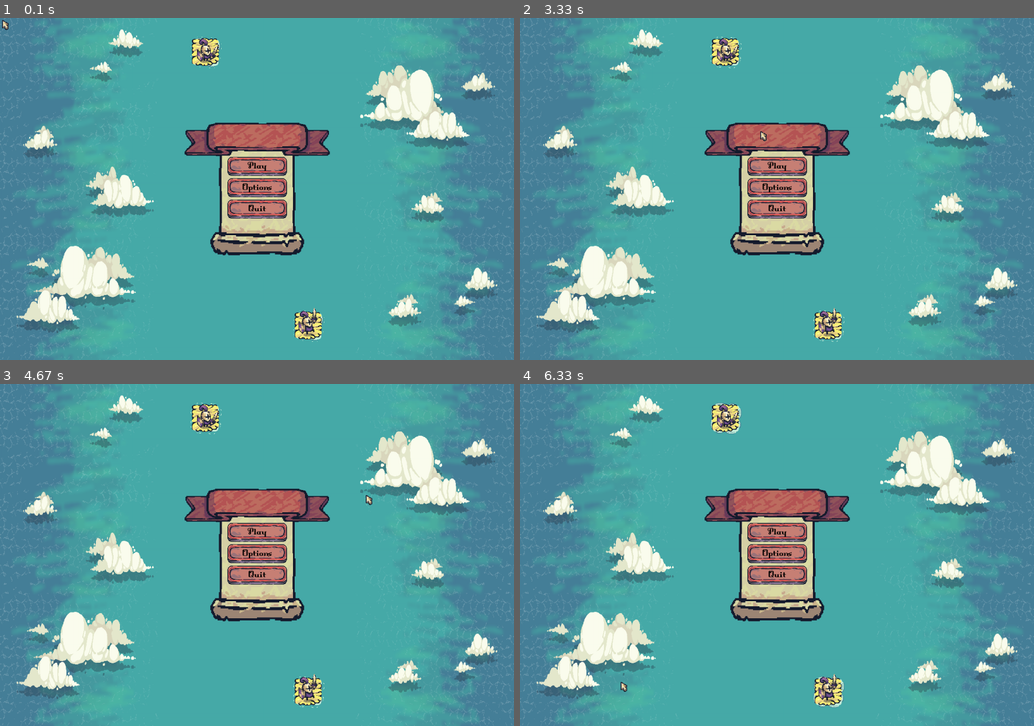
Above: before the commit, frames 1-4 (two rows, left to right).
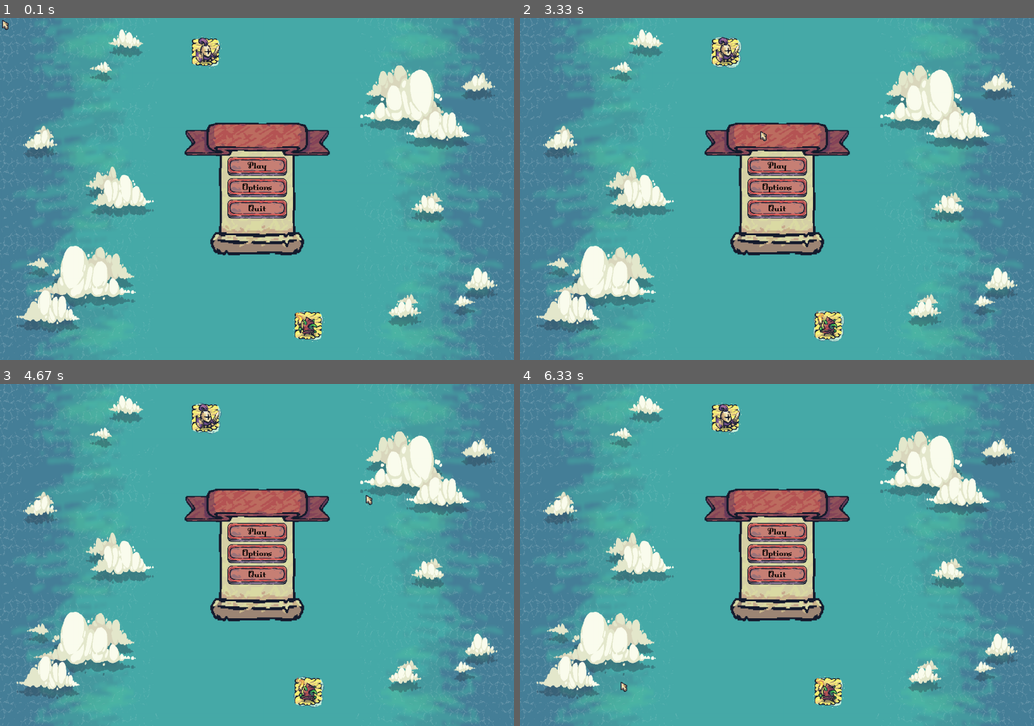
Above: after the commit, the same moments.

Repository: Lou-ey/TP2_pygame
Game: pygame game, started from controller.py
Same seed, same stepped clock (60 frames per second), same inputs: the game is played once before the commit and once after it.
Inputs (mouse positions are in pixels of both pictures, inside the frame that each line leads up to):
- Up to frame 1 (0.1 s): no input
- Up to frame 2 (3.33 s): click (777, 189) at 0.38 s; click (756, 202) at 0.72 s; click (941, 178) at 1.05 s; click (782, 209) at 1.38 s; click (617, 137) at 1.72 s; click (967, 308) at 2.05 s; click (787, 72) at 2.38 s; click (782, 223) at 2.72 s; click (761, 130) at 3.05 s
- Up to frame 3 (4.67 s): click (185, 483) at 3.38 s; click (390, 524) at 3.72 s; click (416, 548) at 4.05 s; click (364, 493) at 4.38 s
- Up to frame 4 (6.33 s): click (627, 486) at 4.72 s; click (653, 616) at 5.05 s; click (627, 534) at 5.38 s; click (699, 654) at 5.72 s; click (622, 681) at 6.05 s

The runs differ from the first frame. In frame 1, 0.4% of the frame differs, in the area x 38-62%, y 5-94%; in frame 2, 0.5%, in the area x 37-64%, y 5-95%; in frame 3, 0.5%; in frame 4, 0.5%.

Commit message:
Polishing

Diff:
--- a/scenes/GameScene.py
+++ b/scenes/GameScene.py
@@ -310,29 +310,29 @@
             if self.cursor.image:
                 self.cursor.draw(self.SCREEN)
 
-            pygame.draw.rect(
-                self.SCREEN,
-                (255, 0, 0),  # Verde
-                pygame.Rect(
-                    self.character.collision_rect.x - self.camera.offset.x,
-                    self.character.collision_rect.y - self.camera.offset.y,
-                    self.character.collision_rect.width,
-                    self.character.collision_rect.height
-                ),
-                2
-            )
-
-            pygame.draw.rect(
-                self.SCREEN,
-                (0, 255, 0),  # Verde
-                pygame.Rect(
-                    self.character.attack_rect.x - self.camera.offset.x,
-                    self.character.attack_rect.y - self.camera.offset.y,
-                    self.character.attack_rect.width,
-                    self.character.attack_rect.height
-                ),
-                2
-            )
+            #pygame.draw.rect(
+            #    self.SCREEN,
+            #    (255, 0, 0),  # Verde
+            #    pygame.Rect(
+            #        self.character.collision_rect.x - self.camera.offset.x,
+            #        self.character.collision_rect.y - self.camera.offset.y,
+            #        self.character.collision_rect.width,
+            #        self.character.collision_rect.height
+            #    ),
+            #    2
+            #)
+
+            #pygame.draw.rect(
+            #    self.SCREEN,
+            #    (0, 255, 0),  # Verde
+            #    pygame.Rect(
+            #        self.character.attack_rect.x - self.camera.offset.x,
+            #        self.character.attack_rect.y - self.camera.offset.y,
+            #        self.character.attack_rect.width,
+            #        self.character.attack_rect.height
+            #    ),
+            #    2
+            #)
 
             #pygame.draw.rect(
             #    self.SCREEN, (0, 0, 255), # Azul
@@ -342,16 +342,15 @@
             #        self.character.rect.width, self.character.rect.height),
             #    2)
 
-            # Desenha o rect dos inimigos ajustado pela câmera
-            for enemy in self.enemies:
-                pygame.draw.rect(
-                    self.SCREEN, (255, 0, 0),
-                    pygame.Rect(
-                        enemy.collision_rect.x - self.camera.offset.x,
-                        enemy.collision_rect.y - self.camera.offset.y,
-                        enemy.collision_rect.width,
-                        enemy.collision_rect.height),
-                    2)
+            #for enemy in self.enemies:
+            #    pygame.draw.rect(
+            #        self.SCREEN, (255, 0, 0),
+            #        pygame.Rect(
+            #            enemy.collision_rect.x - self.camera.offset.x,
+            #            enemy.collision_rect.y - self.camera.offset.y,
+            #           enemy.collision_rect.width,
+            #            enemy.collision_rect.height),
+            #        2)
 
                 # pygame.draw.rect(
                 #    self.SCREEN, (0, 255, 0),
--- a/scenes/MainMenu.py
+++ b/scenes/MainMenu.py
@@ -28,8 +28,8 @@
         self.MAP_HEIGHT = 2
         # teste
 
-        self.boneco1 = self.load_and_scale_image('assets/images/player/knight/idle/00.png', (120, 120))
-        self.boneco2 = self.load_and_scale_image('assets/images/player/knight/attack/00.png', (120, 120))
+        self.boneco1_animation = [pygame.image.load(f"assets/images/player/knight/idle/0{i}.png").convert_alpha() for i in range(1, 6)]
+        self.boneco2_animation = [pygame.image.load(f"assets/images/enemies/torch_goblin/idle/0{i}.png").convert_alpha() for i in range(1, 6)]
 
         self.foam_animation = [pygame.image.load("assets/images/map/water/00.png").convert_alpha(),
                                pygame.image.load("assets/images/map/water/01.png").convert_alpha(),
@@ -40,10 +40,15 @@
                                pygame.image.load("assets/images/map/water/06.png").convert_alpha(),
                                pygame.image.load("assets/images/map/water/07.png").convert_alpha()]
 
-        self.animation_speed = 0.2
+        self.boneco1_animation = [pygame.transform.scale(i, (int(i.get_width() * 0.7), int(i.get_height() * 0.7))).convert_alpha() for i in self.boneco1_animation]
+        self.boneco2_animation = [pygame.transform.scale(i, (int(i.get_width() * 0.7), int(i.get_height() * 0.7))).convert_alpha() for i in self.boneco2_animation]
+
+        self.animation_speed = 0.08
         self.frame_counter = 0
         self.current_frame = 0
         self.foam_image = self.foam_animation[0]
+        self.boneco1_image = self.boneco1_animation[0]
+        self.boneco2_image = self.boneco2_animation[0]
         self.sand_image = pygame.image.load("assets/images/map/ground/sand_tile.png").convert_alpha()
 
         self.background_image = self.load_and_scale_image('assets/images/menu/Background.png',(self.screen.get_width(), self.screen.get_height()))
@@ -82,6 +87,18 @@
             self.frame_counter = 0
         self.foam_image = foam_rescaled[int(self.frame_counter)]
 
+    def animate_boneco1(self):
+        self.frame_counter += self.animation_speed
+        if self.frame_counter >= len(self.boneco1_animation):
+            self.frame_counter = 0
+        self.boneco1_image = self.boneco1_animation[int(self.frame_counter)]
+
+    def animate_boneco2(self):
+        self.frame_counter += self.animation_speed
+        if self.frame_counter >= len(self.boneco2_animation):
+            self.frame_counter = 0
+        self.boneco2_image = self.boneco2_animation[int(self.frame_counter)]
+
     def draw_text(self, text, color, x, y, font_size):
         self.font = pygame.font.Font(os.path.join('assets/fonts/DungeonFont.ttf'), font_size)
         text_surface = self.font.render(text, True, color)
@@ -125,6 +142,8 @@
             self.draw_text(option, color, text_x, text_y, 25)
 
         self.animate_foam()
+        self.animate_boneco1()
+        self.animate_boneco2()
 
         foam_x = (self.width - self.foam_image.get_width()) // 2 - int(self.width * 0.1)
         foam_y = (self.height - self.foam_image.get_height()) // 2 - int(self.height * 0.4)
@@ -133,9 +152,9 @@
         sand_x = (self.width - self.sand_image.get_width()) // 2 - int(self.width * 0.1)
         sand_y = (self.height - self.sand_image.get_height()) // 2 - int(self.height * 0.4)
         self.screen.blit(self.sand_image, (sand_x, sand_y))
-        boneco_x = (self.width - self.boneco1.get_width()) // 2 - int(self.width * 0.1)
-        boneco_y = (self.height - self.boneco1.get_height()) // 2 - int(self.height * 0.4)
-        self.screen.blit(self.boneco1, (boneco_x, boneco_y))
+        boneco_x = (self.width - self.boneco1_image.get_width()) // 2 - int(self.width * 0.1)
+        boneco_y = (self.height - self.boneco1_image.get_height()) // 2 - int(self.height * 0.4)
+        self.screen.blit(self.boneco1_image, (boneco_x, boneco_y))
 
 
         foam_x = (self.width - self.foam_image.get_width()) // 2 + int(self.width * 0.1)
@@ -146,9 +165,9 @@
         sand_y = (self.height - self.sand_image.get_height()) // 2 + int(self.height * 0.4)
         self.screen.blit(self.sand_image, (sand_x, sand_y))
 
-        boneco_2_x = (self.width - self.boneco2.get_width()) // 2 + int(self.width * 0.1)
-        boneco_2_y = (self.height - self.boneco2.get_height()) // 2 + int(self.height * 0.4)
-        self.screen.blit(self.boneco2, (boneco_2_x, boneco_2_y))
+        boneco_2_x = (self.width - self.boneco2_image.get_width()) // 2 + int(self.width * 0.1)
+        boneco_2_y = (self.height - self.boneco2_image.get_height()) // 2 + int(self.height * 0.4)
+        self.screen.blit(self.boneco2_image, (boneco_2_x, boneco_2_y))
 
         self.cursor.draw(self.screen)
         pygame.display.flip()
